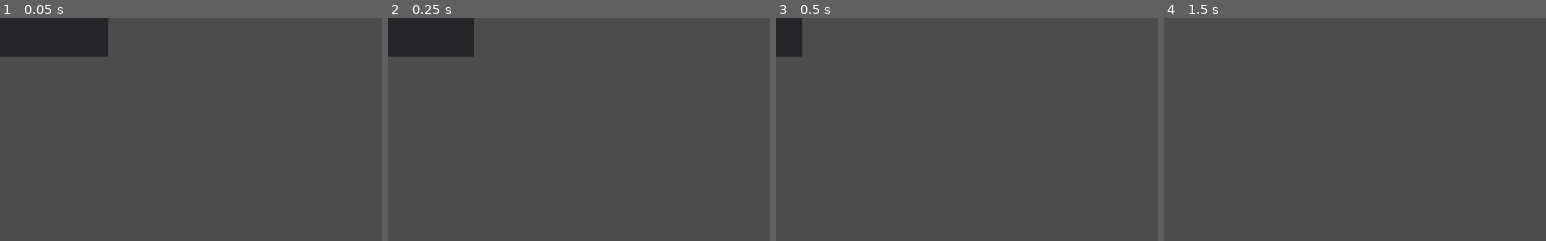
Above: before the commit, frames 1-4 (left to right).
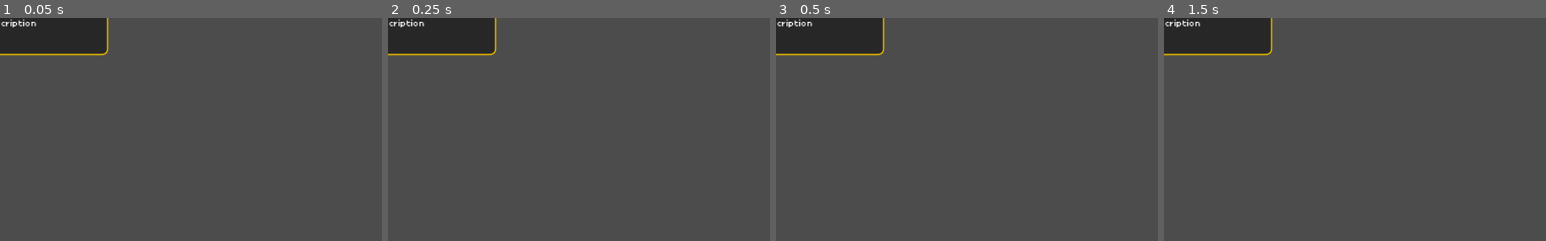
Above: after the commit, the same moments.

Repository: Armindster/success-abuse-epic-epietch-edition
Game: Godot game, scene res://Toasts/Toast.tscn
Two runs of this game, one before a commit and one after it. Both use one fixed random seed, a clock stepped at 60 frames per second and the inputs below. This scene is started directly instead of the project's main scene.
Inputs (mouse positions are % of the whole screen's width and height, from its top left):
- Up to frame 1 (0.05 s): no input
- Up to frame 2 (0.25 s): no input
- Up to frame 3 (0.5 s): no input
- Up to frame 4 (1.5 s): move the mouse to (72, 45) at 0.52 s; click (72, 45) at 0.67 s; tap Enter at 1.25 s; move the mouse to (30, 55) at 1.27 s; click (30, 55) at 1.42 s
The pictures show only the part of the screen within x 0-50%, y 0-50%; the shares and areas given below are measured in that part.

The runs differ from the first frame. In frame 1, 0.6% of the frame differs, in the area x 0-29%, y 0-18%; in frame 2, 1.4%; in frame 3, 3.8%; in frame 4, 4.7%, in the area x 0-29%, y 0-17%.

Commit message:
add locked style

Diff:
--- a/Toasts/Toast.gd
+++ b/Toasts/Toast.gd
@@ -12,8 +12,16 @@
 
 func _ready():
 	read_achievements()
-	modify_achievement("hello_world", false)
-	animation()
+
+func locked_style():
+	var new_style = StyleBoxFlat.new()
+	popup.get_node("Name").add_color_override("font_color",  Color(0.4, 0.4, 0.4))
+	popup.set("custom_styles/panel", new_style)
+	new_style.border_color = Color(0.4, 0.4, 0.4)
+	new_style.bg_color = Color(0.15, 0.15, 0.15)
+	new_style.set_border_width_all(2)
+	new_style.set_corner_radius_all(8)
+	new_style.corner_detail = 8
 
 func read_achievements():
 	var text
@@ -36,8 +44,9 @@
 
 func modify_achievement(achievement, validate):
 	if (validate == false and dict[achievement].accomplished == 0):
+		locked_style()
 		popup.get_node("Name").set_text(dict[achievement].name)
-		popup.get_node("Description").set_text("? ? ? ? ? ? ? ?")
+		popup.get_node("Description").set_text("? ? ? ? ? ? ? ? ? ?")
 	else:
 		popup.get_node("Name").set_text(dict[achievement].name)
 		popup.get_node("Description").set_text(dict[achievement].description)
@@ -49,13 +58,15 @@
 
 func animation():
 	popup.show()
-	tween.interpolate_property(popup, "rect_position", popup.rect_global_position, Vector2(popup.rect_global_position[0] - 300, popup.rect_global_position[1]), tween.TRANS_ELASTIC, tween.EASE_OUT)
+	tween.interpolate_property(popup, "rect_position", popup.rect_position,
+	Vector2(popup.rect_position[0] - 300, popup.rect_position[1]), tween.TRANS_ELASTIC, tween.EASE_OUT)
 	tween.start()
 	yield(tween, "tween_completed")
 	timer.start()
 
 func _hide_popup():
-	tween.interpolate_property(popup, "rect_position", popup.rect_global_position, Vector2(popup.rect_global_position[0] + 300, popup.rect_global_position[1]), tween.TRANS_ELASTIC, tween.EASE_IN)
+	tween.interpolate_property(popup, "rect_position", popup.rect_position,
+	Vector2(popup.rect_position[0] + 300, popup.rect_position[1]), tween.TRANS_ELASTIC, tween.EASE_IN)
 	tween.start()
 	yield(tween, "tween_completed")
 
--- a/Toasts/Toast.tscn
+++ b/Toasts/Toast.tscn
@@ -1,31 +1,50 @@
-[gd_scene load_steps=6 format=2]
+[gd_scene load_steps=7 format=2]
 
 [ext_resource path="res://Toasts/Toast.gd" type="Script" id=1]
 [ext_resource path="res://Toasts/fonts/poco/Poco.ttf" type="DynamicFontData" id=2]
 
+[sub_resource type="StyleBoxFlat" id=4]
+bg_color = Color( 0.156863, 0.156863, 0.156863, 1 )
+border_width_left = 2
+border_width_top = 2
+border_width_right = 2
+border_width_bottom = 2
+border_color = Color( 0.866667, 0.694118, 0.0117647, 1 )
+corner_radius_top_left = 8
+corner_radius_top_right = 8
+corner_radius_bottom_right = 8
+corner_radius_bottom_left = 8
+corner_detail = 5
+
 [sub_resource type="DynamicFont" id=2]
 size = 20
-outline_color = Color( 0.870588, 0.780392, 0.0431373, 1 )
 extra_spacing_top = -6
 font_data = ExtResource( 2 )
 
 [sub_resource type="DynamicFont" id=3]
-size = 10
+size = 15
 extra_spacing_top = -6
 font_data = ExtResource( 2 )
 
 [sub_resource type="RectangleShape2D" id=1]
 extents = Vector2( 145, 50 )
 
-[node name="Achievement" type="CanvasLayer"]
+[node name="Achievement" type="Control"]
+rect_min_size = Vector2( 0, 96 )
 script = ExtResource( 1 )
+__meta__ = {
+"_edit_use_anchors_": false
+}
 filepath = "res://Toasts/achievement.json"
 
 [node name="Panel" type="Panel" parent="."]
-margin_left = -144.0
-margin_top = -48.0
-margin_right = 146.0
-margin_bottom = 52.0
+margin_left = -145.0
+margin_top = -50.0
+margin_right = 145.0
+margin_bottom = 50.0
+size_flags_horizontal = 9
+size_flags_vertical = 9
+custom_styles/panel = SubResource( 4 )
 __meta__ = {
 "_edit_use_anchors_": false
 }
@@ -33,7 +52,7 @@
 [node name="Name" type="Label" parent="Panel"]
 margin_left = 25.0
 margin_top = 15.0
-margin_right = 183.0
+margin_right = 274.0
 margin_bottom = 33.0
 custom_colors/font_color = Color( 0.866667, 0.694118, 0.0117647, 1 )
 custom_fonts/font = SubResource( 2 )
@@ -44,9 +63,9 @@
 }
 
 [node name="Description" type="Label" parent="Panel"]
-margin_left = 25.0
+margin_left = 35.0
 margin_top = 50.0
-margin_right = 190.0
+margin_right = 200.0
 margin_bottom = 65.0
 custom_fonts/font = SubResource( 3 )
 text = "Achievement Description"
@@ -69,5 +88,4 @@
 wait_time = 5.0
 one_shot = true
 
-[connection signal="input_event" from="Panel/Area2D" to="." method="_on_Area2D_input_event"]
 [connection signal="timeout" from="Timer" to="." method="_on_Timer_timeout"]
